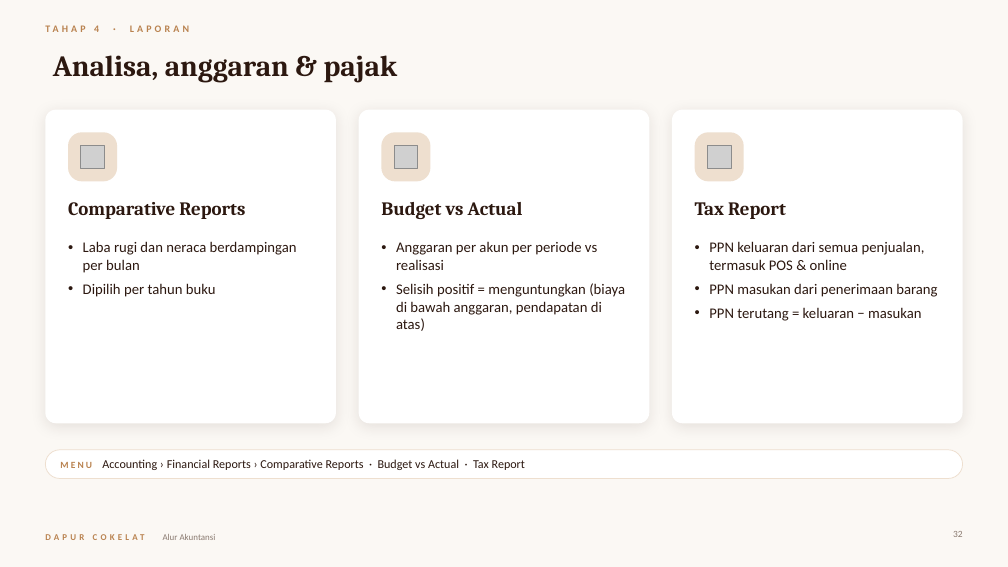
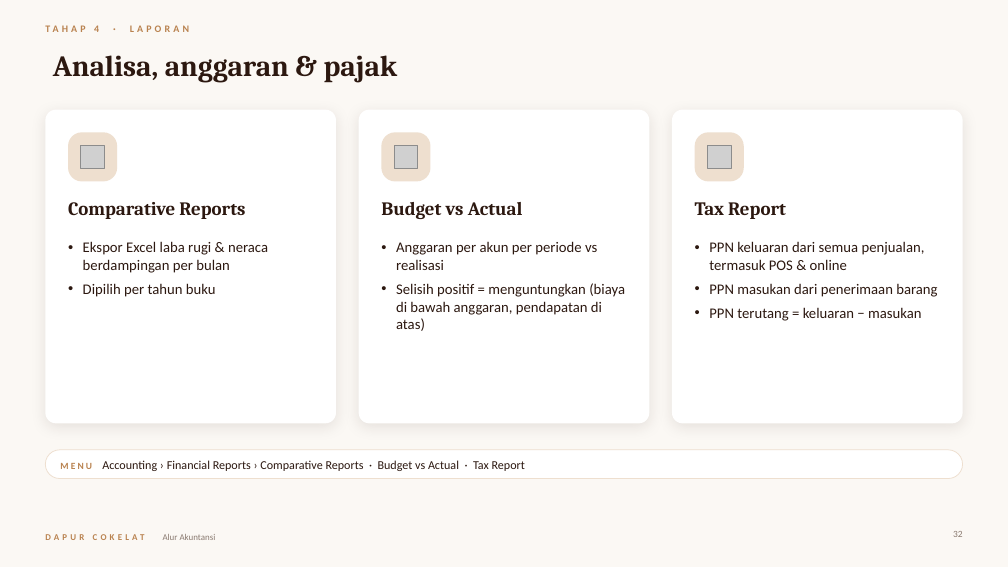
Before and after one commit to poedihippo/restopia-web, a slide deck: slide 32 of docs/Alur-Akuntansi-Dapur-Cokelat.pptx. Drawn at 1008x567 pixels with LibreOffice and Linux fonts; fonts in the diff are those of the drawing; grey boxes stand for pictures. Boxes give left, top, right and bottom in pixels: in the first picture for what was removed or moved away, otherwise in the second. Text is boxed around its words. In the diff, an @@ line names an element or a change of style, - is before the commit and + after.

```diff
--- a/docs/Alur-Akuntansi-Dapur-Cokelat.pptx
+++ b/docs/Alur-Akuntansi-Dapur-Cokelat.pptx
@@ text at bbox=[83, 241, 268, 273]: text changed @@
-• Laba rugi dan neraca berdampingan per bulan
+• Ekspor Excel laba rugi & neraca berdampingan per bulan
```
Also in this commit, not shown: 24 other slides changed, 1 other file.
